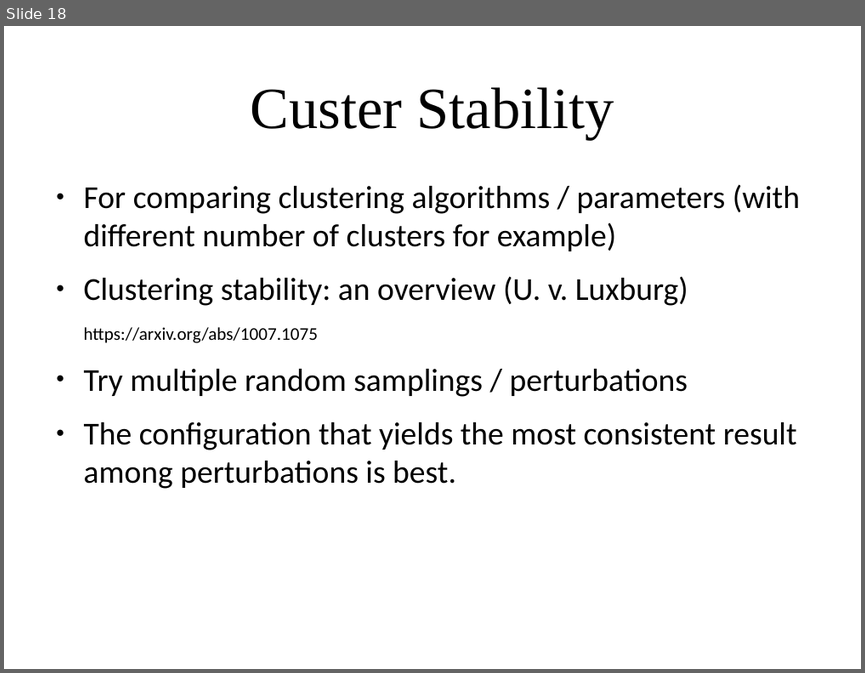
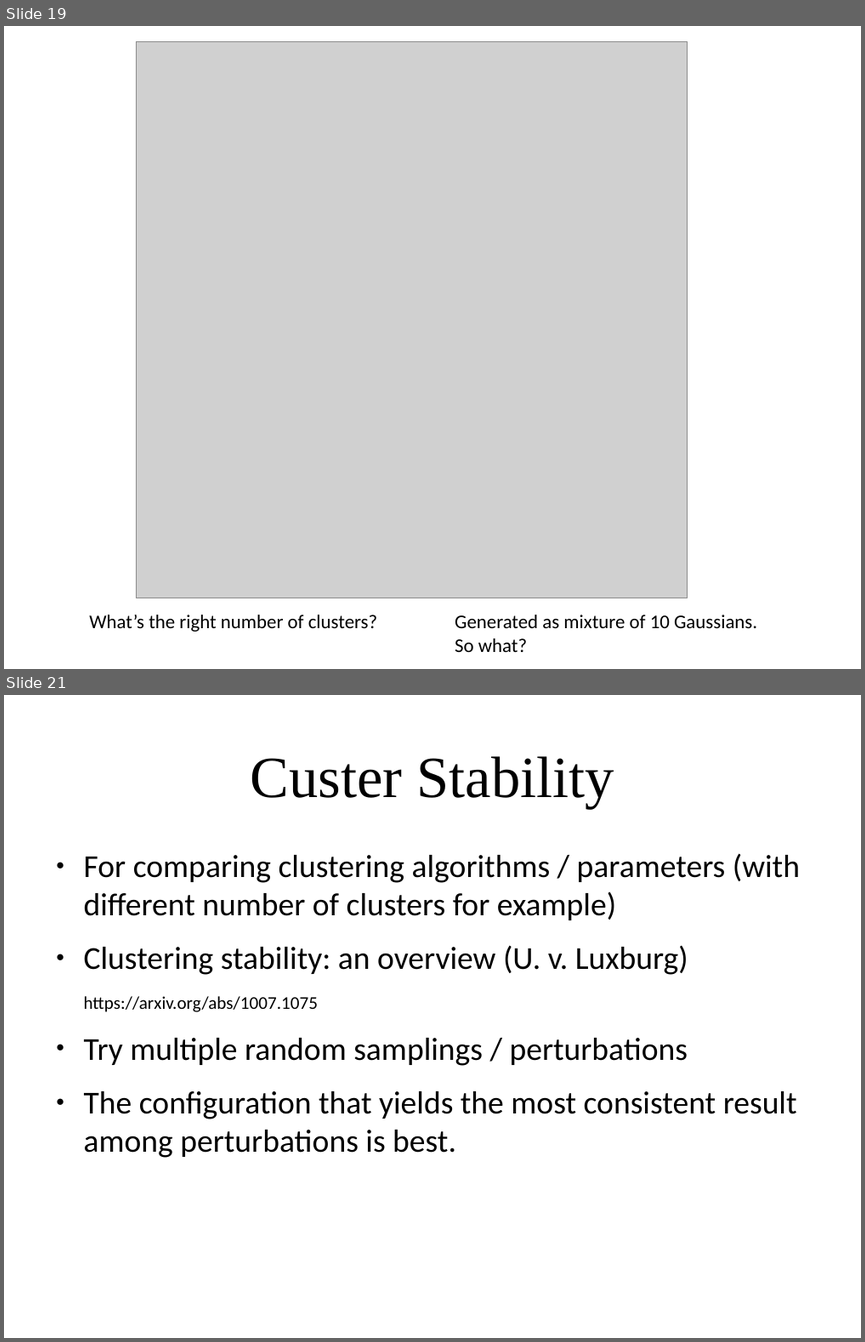
Before and after one commit to amueller/applied_ml_spring_2017, a slide deck: slides/aml-17-032717.odp. Shown one above the other, each under a label of ours: slide 18 before the commit, slides 19 and 21 after it; the slides between them are not shown. The pictures are 865x673 and 865x1342 pixels, drawn with LibreOffice and Linux fonts; fonts in the diff are those of the drawing; grey boxes stand for pictures. Boxes give left, top, right and bottom in pixels: in the first picture for what was removed or moved away, otherwise in the second. Text is boxed around its words. In the diff, an @@ line names an element or a change of style, - is before the commit and + after.

```diff
--- a/slides/aml-17-032717.odp
+++ b/slides/aml-17-032717.odp
@@ slide 19 added at (4, 26, 861, 669), background #FFFFFF @@
@@ picture added at (136, 41, 687, 598) @@
@@ text added at (89, 614, 377, 631), 18 pt, text #000000 @@
+What’s the right number of clusters?
@@ text added at (454, 614, 757, 652), 18 pt, text #000000 @@
+Generated as mixture of 10 Gaussians.
+So what?
@@ what was slide 18 is now slide 21 @@
```
Also in this commit, not shown: 10 other slides added, 2 other files.
